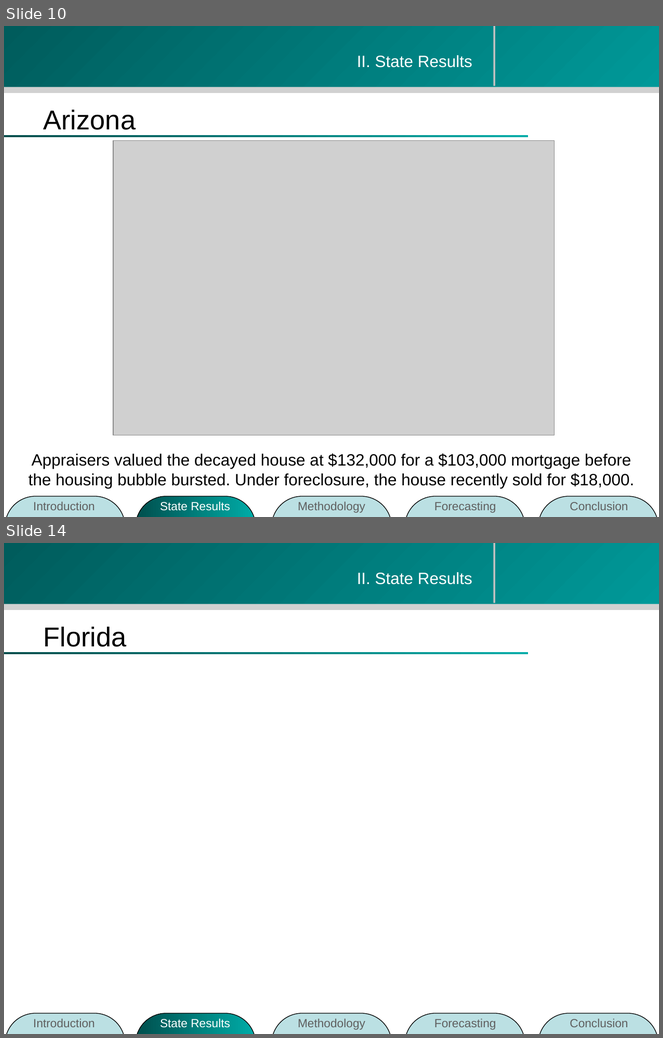
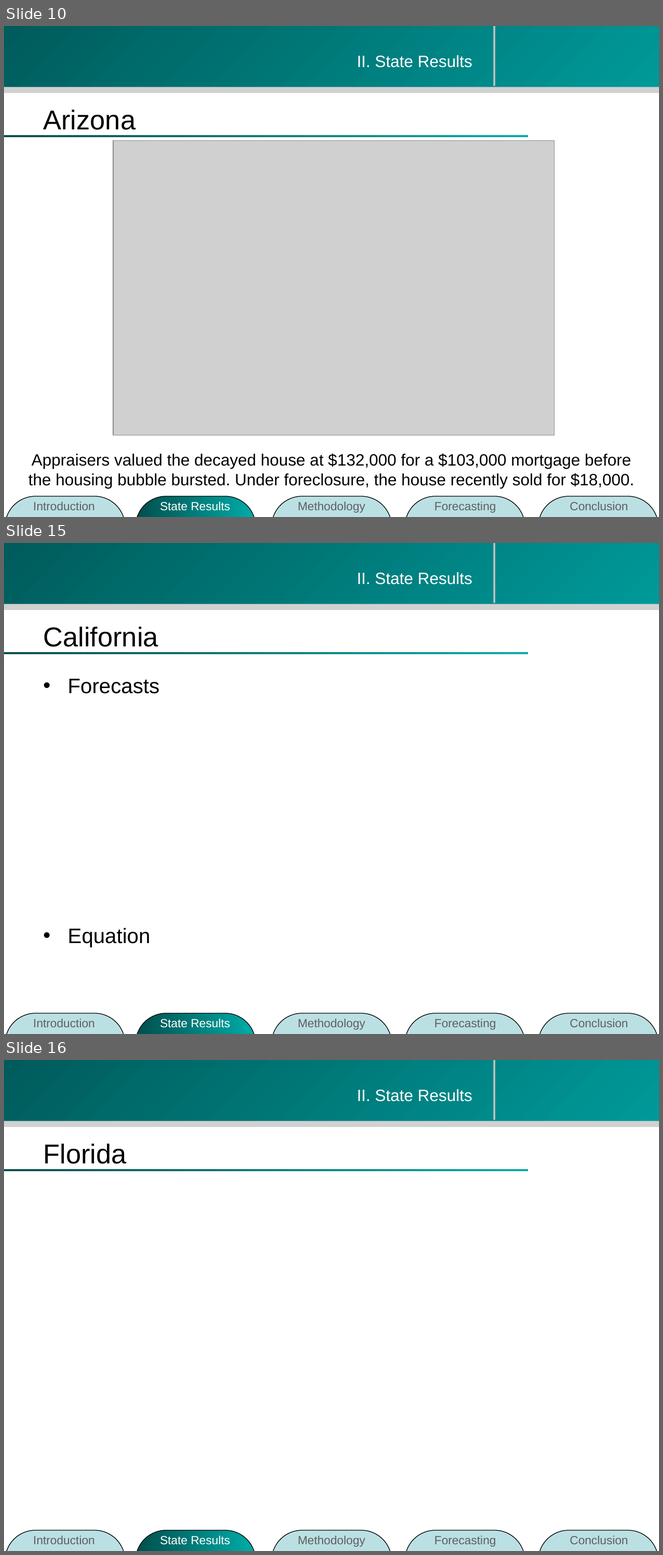
Before and after one commit to zhouzhenghui/svnrepository, a slide deck: SVNRepository/Presentation/M.Eng Final Presentation-take2.ppt. Shown one above the other, each under a label of ours: slides 10 and 14 before the commit, slides 10, 15 and 16 after it; the slides between them are not shown. The pictures are 663x1038 and 663x1555 pixels, drawn with LibreOffice and Linux fonts; fonts in the diff are those of the drawing; grey boxes stand for pictures; background and template pictures are left out. Boxes give left, top, right and bottom in pixels: in the first picture for what was removed or moved away, otherwise in the second. Text is boxed around its words. In the diff, an @@ line names an element or a change of style, - is before the commit and + after.

```diff
--- a/SVNRepository/Presentation/M.Eng Final Presentation-take2.ppt
+++ b/SVNRepository/Presentation/M.Eng Final Presentation-take2.ppt
@@ slide 15 added at (4,543,659,1034), background #FFFFFF; not listed: 4 template elements that a slide beside it also shows @@
@@ text added at (357,572,473,585), 18 pt, text #FFFFFF @@
+II. State Results
@@ title added at (43,627,158,647), 30 pt, text #000000 @@
+California
@@ text added at (68,679,160,948), 23 pt, text #000000 @@
+• Forecasts
+• Equation
@@ group added at (6,1014,659,1034): 5 rounded rectangles, 5 texts @@
+Introduction
+State Results
+Methodology
+Forecasting
+Conclusion
@@ what was slide 14 is now slide 16 @@
```
Also in this commit, not shown: 4 slides changed, 1 other slide added.
